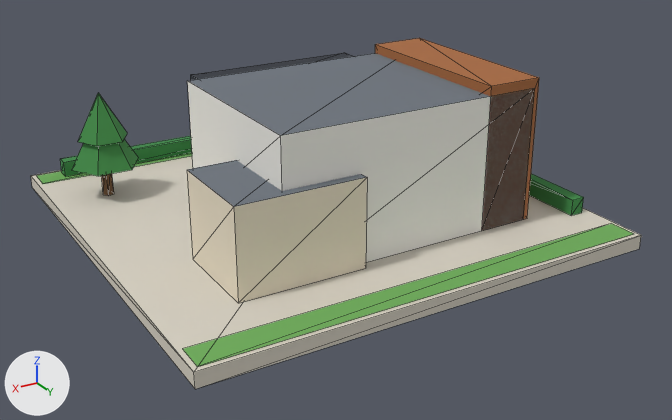
One commit to the glTF model public/models/23.glb: the scene before it, then after it.
The view is the same before and after, from a camera (50 mm lens) standing at (0.912, 1.616, 0.809) and looking at (-0.013, 0.075, 0.038). Arrows for +X, +Y and +Z are at lower left; the lights stay in place. The older version comes first. Mesh edges are drawn as thin lines. Vertices at exactly the same position are counted once.

Objects in the first picture: 'b23'.
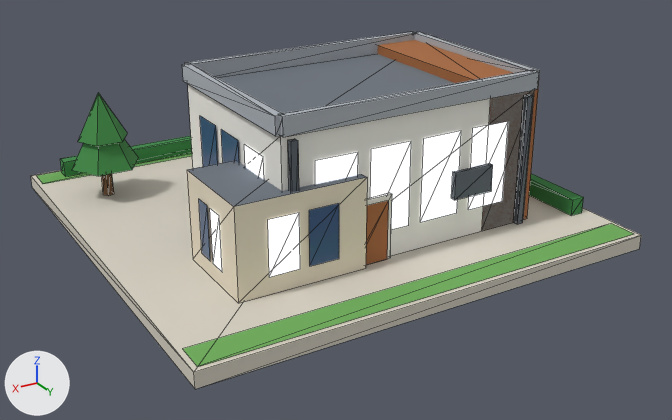
Where the change shows, as pixel boxes [x1, y1, x2, y2] in the pictures (672 x 420 px):
'b23', reshaped
    before: [31, 38, 641, 389]
    after: [31, 31, 641, 389]
part 1 of me_b23, added
    after: [367, 193, 392, 259]
part 2 of me_b23, added
    after: [451, 163, 493, 200]
part 3 of me_b23, added
    after: [513, 94, 533, 224]
part 4 of me_b23, added
    after: [288, 139, 299, 192]
part 5 of me_b23, added
    after: [185, 31, 415, 78]
part 6 of me_b23, added
    after: [280, 70, 539, 137]
part 7 of me_b23, added
    after: [413, 32, 540, 84]
part 8 of me_b23, added
    after: [182, 63, 284, 136]
part 9 of me_b23, added
    after: [199, 116, 508, 277]

The change, as a list of edits to the scene's bpy script:
```text
Add mat_metal_dark:
    mat_metal_dark = bpy.data.materials.new('metal_dark')
    # nodes: BsdfPrincipled, Mix, OutputMaterial, VertexColor
    # colours: greyish blue #59616b, mixed with the vertex colours
Add mat_white:
    mat_white = bpy.data.materials.new('white')
    # nodes: BsdfPrincipled, Mix, OutputMaterial, VertexColor
    # colours: white #f1eee6, mixed with the vertex colours
Add mat_slab:
    mat_slab = bpy.data.materials.new('slab')
    # nodes: BsdfPrincipled, Mix, OutputMaterial, VertexColor
    # colours: grey #aeb4bb, mixed with the vertex colours
Change me_b23:
    remove me_b23.from_pydata(...)  # 182 vertices, 200 faces; spans x -0.48..0.48, y -0.48..0.48, z 0.0..0.33
    add me_b23.from_pydata(...)  # 306 vertices, 310 faces; spans x -0.48..0.48, y -0.48..0.48, z 0.0..0.345
    me_b23 part 1: the loose piece of 8 vertices spanning x -0.33..0.23, y -0.1..0.3, z 0.03..0.31 is copied, and the copy is scaled about its middle by (0.154, 0.02, 0.464), then moved by (0.1, 0.204, -0.075), in mat_white; it spans x 0.007..0.093, y 0.3..0.308, z 0.03..0.16
    me_b23 part 2: the loose piece of 8 vertices spanning x -0.34..-0.22, y -0.1..0.3, z 0.03..0.33 is copied, and the copy is scaled about its middle by (0.75, 0.025, 0.183), then moved by (0.1, 0.209, -0.033), in mat_metal_dark; it spans x -0.225..-0.135, y 0.304..0.314, z 0.12..0.175
    me_b23 part 3: the loose piece of 8 vertices spanning x -0.34..-0.22, y -0.1..0.3, z 0.03..0.33 is copied, and the copy is scaled about its middle by (0.117, 0.03, 0.9), then moved by (-0.03, 0.206, -0.015), in mat_metal_dark; it spans x -0.317..-0.303, y 0.3..0.312, z 0.03..0.3
    me_b23 part 4: the loose piece of 8 vertices spanning x 0.07..0.33, y 0.12..0.32, z 0.03..0.21 is copied, and the copy is scaled about its middle by (0.0538, 0.06, 1.5), then moved by (0.01, 0.086, 0.045), in mat_metal_dark; it spans x 0.203..0.217, y 0.3..0.312, z 0.03..0.3
    me_b23 part 5: the loose piece of 8 vertices spanning x -0.2..0.1, y -0.115..-0.095, z 0.26..0.3 is copied, and the copy is scaled about its middle by (1.87, 0.9, 0.875), then moved by (0.0, 0.005, 0.047), in mat_slab; it spans x -0.33..0.23, y -0.109..-0.091, z 0.31..0.345
    me_b23 part 6: the loose piece of 8 vertices spanning x -0.33..0.23, y -0.1..0.3, z 0.03..0.31 is copied, and the copy is scaled about its middle by (1, 0.045, 0.125), then moved by (0.0, 0.2, 0.157), in mat_slab; it spans x -0.33..0.23, y 0.291..0.309, z 0.31..0.345
    me_b23 part 7: the loose piece of 8 vertices spanning x -0.34..-0.22, y -0.1..0.3, z 0.03..0.33 is copied, and the copy is scaled about its middle by (0.15, 1, 0.117), then moved by (-0.05, 0.0, 0.147), in mat_slab; it spans x -0.339..-0.321, y -0.1..0.3, z 0.31..0.345
    me_b23 part 8: the loose piece of 8 vertices spanning x 0.07..0.33, y 0.12..0.32, z 0.03..0.21 is copied, and the copy is scaled about its middle by (0.0692, 2, 0.194), then moved by (0.03, -0.12, 0.208), in mat_slab; it spans x 0.221..0.239, y -0.1..0.3, z 0.31..0.345
    me_b23 part 9
    32 vertices are added at x -0.333..0.333, y -0.038..0.323, z 0.03..0.15
    20 new vertices lie (0.0, 0.0, 0.168) away from vertices in x -0.333..0.233, y -0.038..0.303, z 0.086
    8 new vertices lie (0.0, 0.0, 0.108) away from vertices in x 0.13..0.333, y 0.176..0.323, z 0.066
    2 new faces join them, mat_wall_wood
    14 new faces join them, mat_glow_window
    14 new faces join them, mat_glass_dark
    add me_b23.materials.append(mat_white)
    add me_b23.materials.append(mat_metal_dark)
    add me_b23.materials.append(mat_slab)
```
